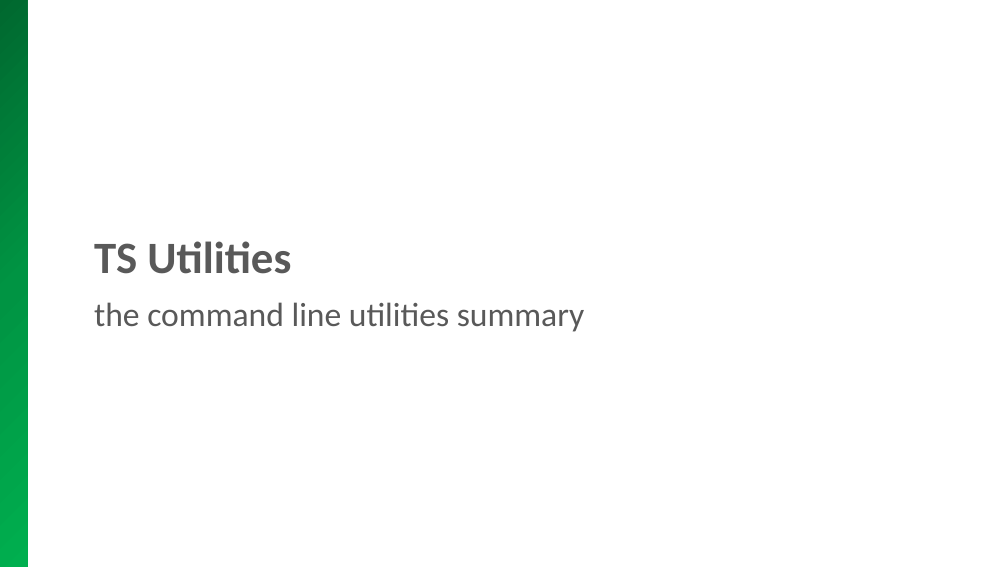
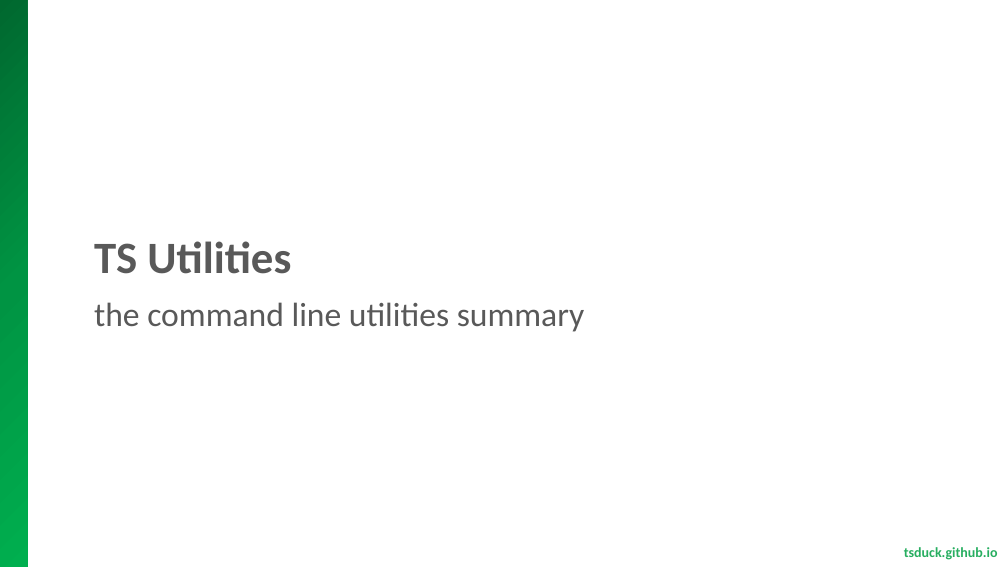
Before and after one commit to tsduck/tsduck, a slide deck: slide 8 of doc/tsduck-presentation.pptx. Drawn at 1008x567 pixels with LibreOffice and Linux fonts; fonts in the diff are those of the drawing; background and template pictures are left out. Boxes give left, top, right and bottom in pixels: in the first picture for what was removed or moved away, otherwise in the second. Text is boxed around its words. In the diff, an @@ line names an element or a change of style, - is before the commit and + after.

```diff
--- a/doc/tsduck-presentation.pptx
+++ b/doc/tsduck-presentation.pptx
@@ text added at (904,547,998,560), 10 pt, text #27AE60, bold @@
+tsduck.github.io
```
Also in this commit, not shown: 36 other slides changed, 4 other files.
